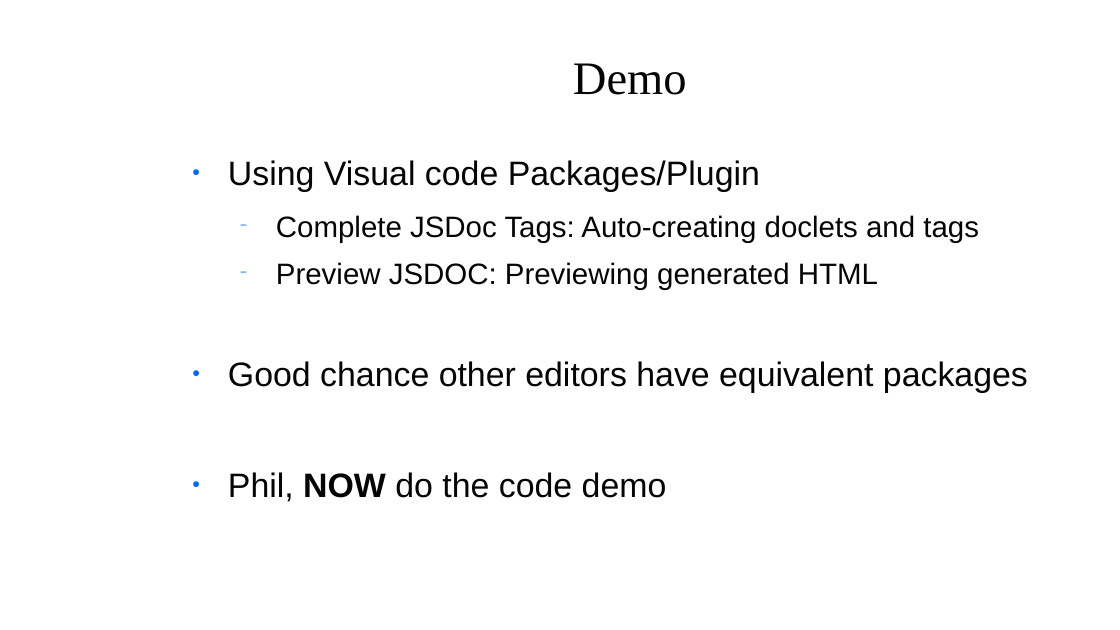
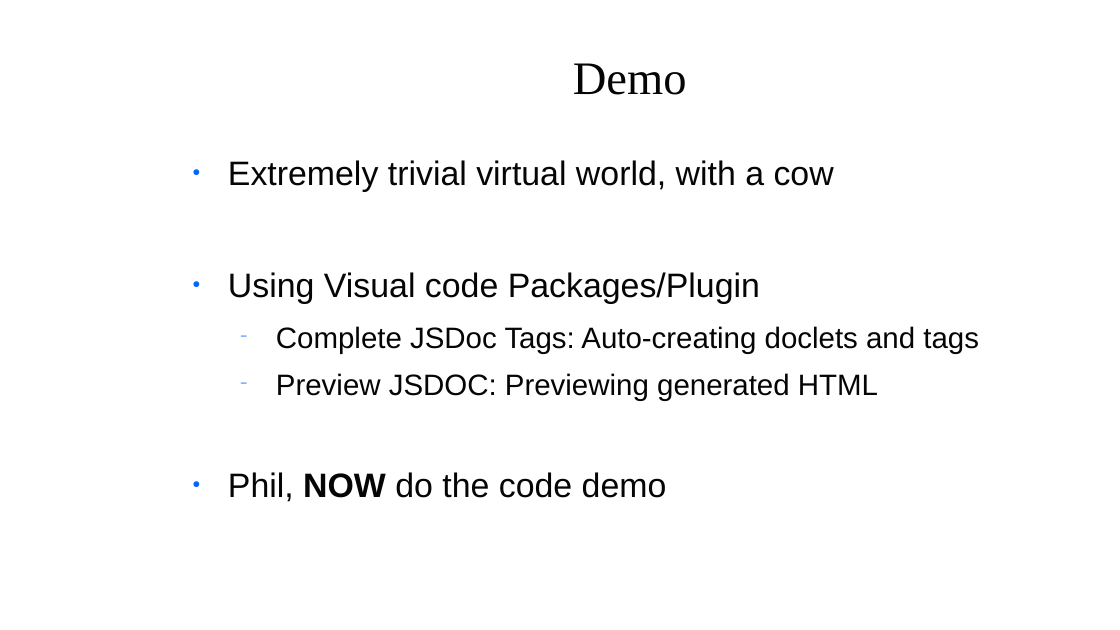
Before and after one commit to zoldello/jsdoc-talk, a slide deck: slide 8 of slides.pptx. Drawn at 1120x630 pixels with LibreOffice and Linux fonts; fonts in the diff are those of the drawing; background and template pictures are left out. Boxes give left, top, right and bottom in pixels: in the first picture for what was removed or moved away, otherwise in the second. Text is boxed around its words. In the diff, an @@ line names an element or a change of style, - is before the commit and + after.

```diff
--- a/slides.pptx
+++ b/slides.pptx
@@ text at [228,160,834,192]: paragraph added @@
+● Extremely trivial virtual world, with a cow
@@ text at [228,361,1028,393]: paragraph removed @@
-● Good chance other editors have equivalent packages
```
Also in this commit, not shown: 5 other slides changed, 1 other file.
